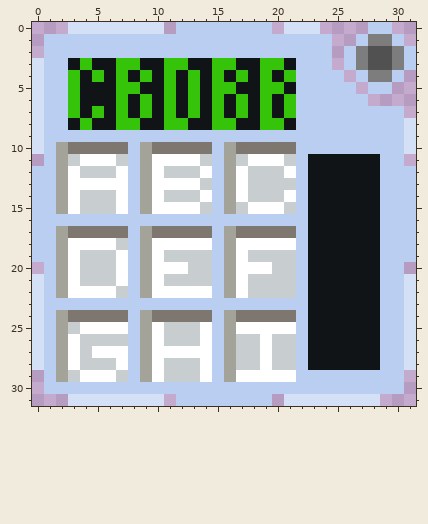
File history of a pixel-art sprite, Icons/Factoring.png. This is how it looked before the edit.
The file is 32x32 pixels.
New version:
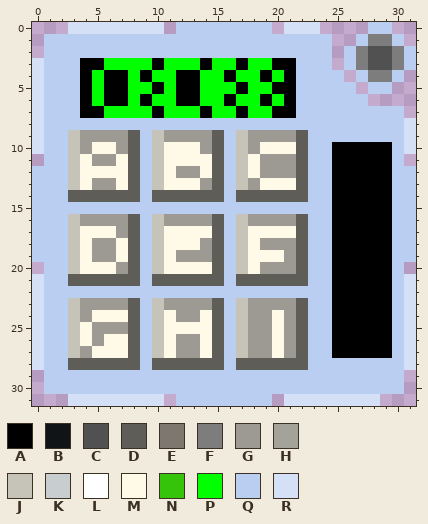
Palette (. is transparent): A #000000  B #101417  C #515151  D #5e5d58  E #7e776f  F #7d7d7d  G #9c9a92  H #a3a399  J #c6c4b9  K #c8cdd0  L #ffffff  M #fffae7  N #35c40a  P #00ff00  Q #b9cef0  R #d3e0f5
From old to new:
Changed rows in their new state; - is an unchanged pixel.
first column x 2:
 3 -QAAPPPPAPPPAPPAPPAA--------
 4 -QAPAAPAPPAAPPAPPAPA--------
 5 -QAPAAPPAPAAPPPAPPAA--------
 6 -QAPAAPAPPAAPPAPPAPA--------
 7 -QAAPPPPAPPPAPPAPPAA--------
 8 -QQQQQQQQQQQQQQQQQQQ--------
 9 -JGGGGD-JGGGGD-JGGGGD-------
10 QJGMMGDQJMMMGDQJGMMMD--AAAAA
11 QJMGGMDQJMMMMDQJMGGGDQQAAAAA
12 QJMMMMDQJMGGMDQJMGGGDQQAAAAA
13 QJMGGMDQJMMMGDQJGMMMDQQAAAAA
14 QDDDDDDQDDDDDDQDDDDDDQQAAAAA
15 QQQQQQ-QQQQQQ-QQQQQQ-QQAAAAA
16 -JGGGGD-JGGGGD-JGGGGDQQAAAAA
17 QJMMMGDQJMMMMDQJMMMMDQQAAAAA
18 QJMGGMDQJMMMGDQJMGGGDQQAAAAA
19 QJMGGMDQJMGGGDQJMMMGDQQAAAAA
20 QJMMMGDQJMMMMDQJMGGGDQQAAAAA
21 QDDDDDDQDDDDDDQDDDDDDQQAAAAA
22 QQQQQQ-QQQQQQ-QQQQQQ-QQAAAAA
23 -JGGGGD-JGGGGD-JGGGGDQQAAAAA
24 QJGMMMDQJMGGMDQJGGMGDQQAAAAA
25 QJMGGGDQJMMMMDQJGGMGDQQAAAAA
26 QJMGMMDQJMGGMDQJGGMGDQQAAAAA
27 QJGMMMDQJMGGMDQJGGMGDQQAAAAA
28 QDDDDDDQDDDDDDQDDDDDDQQQQQQ-
29 QQQQQQ-QQQQQQ-QQQQQQ--------
Boxes around the changes in both pictures, in picture pixels (x1, y1, x2, y2):
changed: (56, 58, 392, 382)
